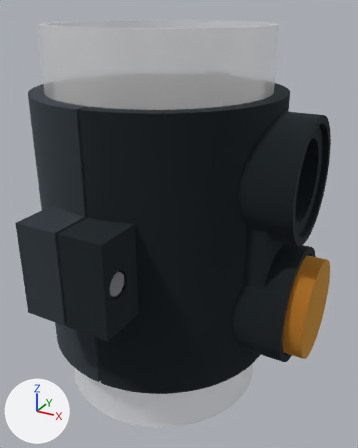
The glTF model docs/drawings/renders/pipe-collar-with-pod-v1.glb, before and after one commit.
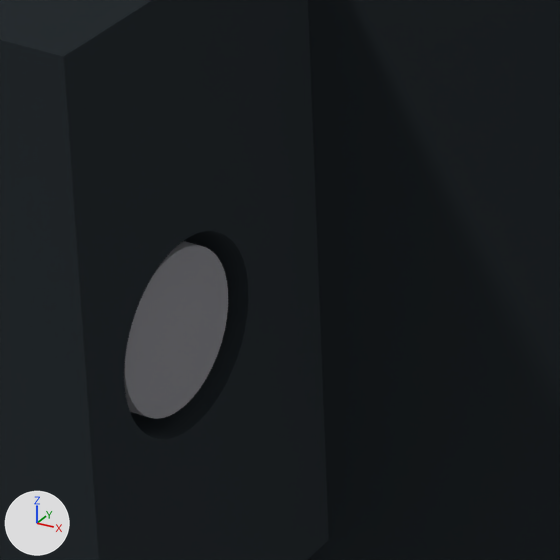
There are two pictures of each version: one whole from a camera (50 mm lens) standing at (87.6, -146.2, 117.1) and looking at (8.7, -2.6, 45.3), one close up on the part from 26% to 48% of the width and 53% to 71% of the height. Arrows for +X, +Y and +Z are at lower left; the lights stay in place. The last two pictures show the newer version. Where no turn or scale is listed for an object, it has been applied to the vertices. Vertices at exactly the same position are counted once.

Objects in the first close-up: 'collar_front_half', 'screw_M4x25'.
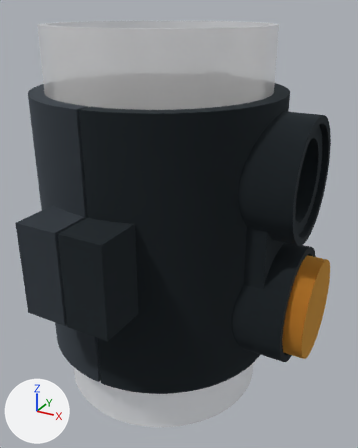
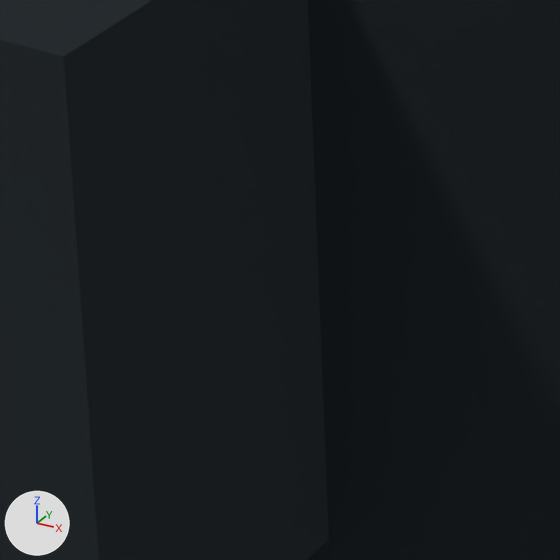
Pixel boxes [x1, y1, x2, y2] of what changed, in the close-ups (560 x 560 px; the box of a moved part takes in the faces that stretch with it):
'screw_M4x25', deleted
    before: [124, 241, 228, 419]
part 1 of me_collar_front_half, moved or reshaped (not visible afterwards)
    before: [64, 0, 329, 560]

Edits to the bpy script that builds the scene:
```text
Change me_collar_front_half:
    used by ob_collar_front_half; location = (0.0, 0.0, 0.0)
    remove me_collar_front_half.from_pydata(...)  # 5515 vertices, 11042 faces; spans x -5.0..54.0, y -55.6..51.1, z 0.0..92.0
    add me_collar_front_half.from_pydata(...)  # 5515 vertices, 11038 faces; spans x -5.0..54.0, y -55.6..51.1, z 0.0..92.0
    me_collar_front_half part 1: 13 vertices moved from x 0.5..10.5, y -49.5..-48.3, z 48.0..48.2 to x 0.5..3.7, y -49.0..-46.2, z 58.9..59.1; 491 vertices removed from x 0.5..15.0, y -53.3..-44.9, z 41.8..50.2; 491 vertices added at x 0.5..3.7, y -52.7..-42.5, z 32.9..59.1
Remove ob_screw_m4x25:
    ob_screw_m4x25 = bpy.data.objects.new('screw_M4x25', me_screw_m4x25)
    ob_screw_m4x25.location = (0.0, 0.0, 0.0)
```
